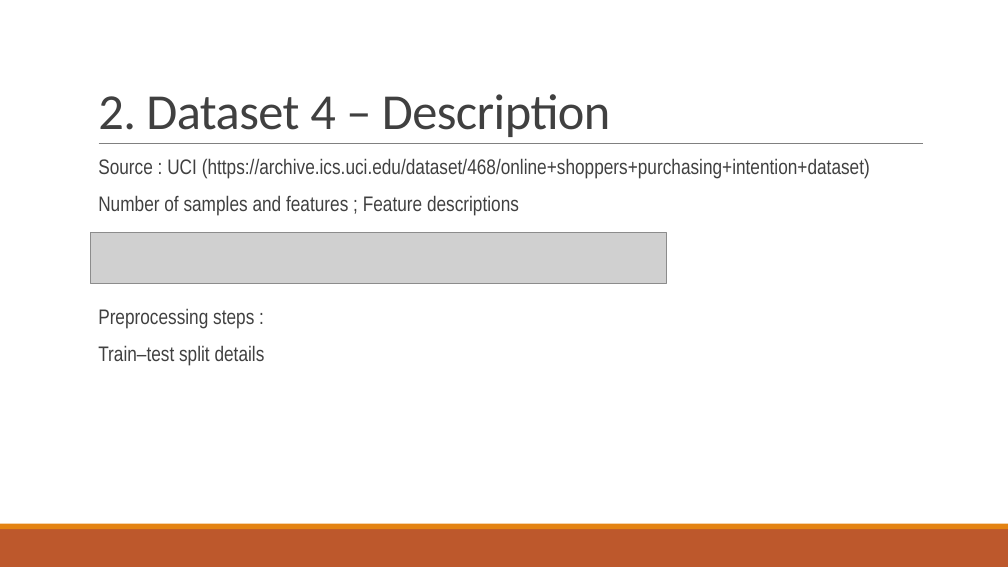
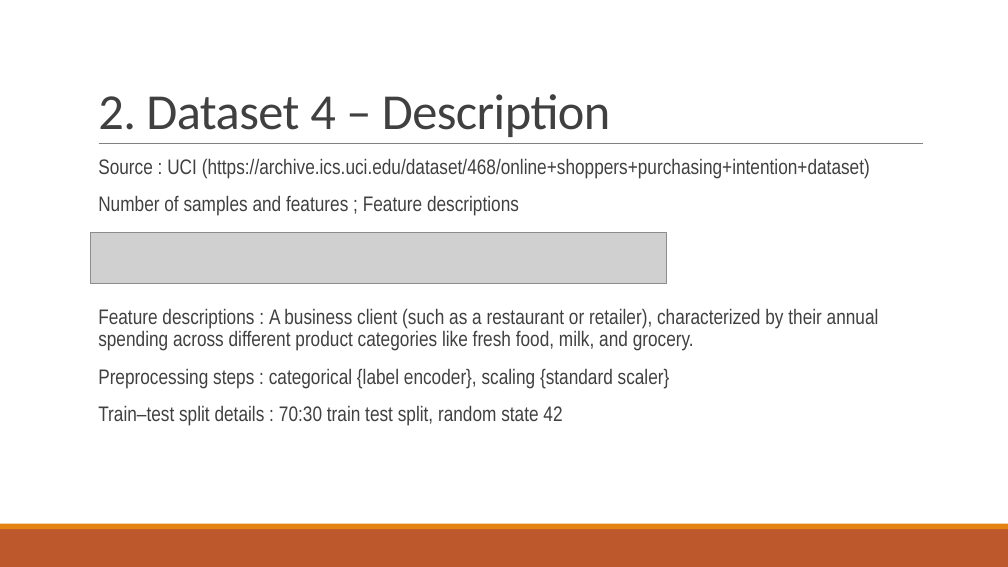
Before and after one commit to akay6483/mmml-ecommerce, a slide deck: slide 6 of docs/23CSE301_A8.pptx. Drawn at 1008x567 pixels with LibreOffice and Linux fonts; fonts in the diff are those of the drawing; grey boxes stand for pictures; background and template pictures are left out. Boxes give left, top, right and bottom in pixels: in the first picture for what was removed or moved away, otherwise in the second. Text is boxed around its words. In the diff, an @@ line names an element or a change of style, - is before the commit and + after.

```diff
--- a/docs/23CSE301_A8.pptx
+++ b/docs/23CSE301_A8.pptx
@@ text at <box>98,308,879,426</box>: text changed @@
-  Preprocessing steps :
-  Train–test split details
+  Feature descriptions : A business client (such as a restaurant or retailer), characterized by their annual spending across different product categories like fresh food, milk, and grocery.
+  Preprocessing steps : categorical {label encoder}, scaling {standard scaler}
+  Train–test split details : 70:30 train test split, random state 42
```
Also in this commit, not shown: 5 other slides changed, 1 other file.
